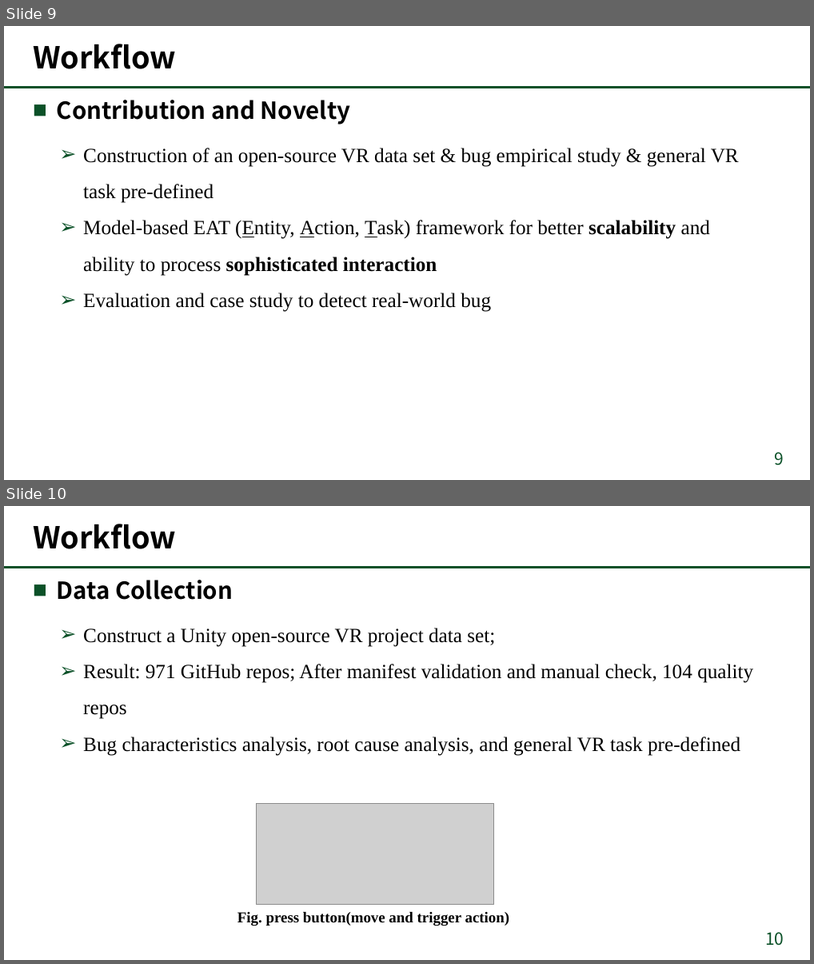
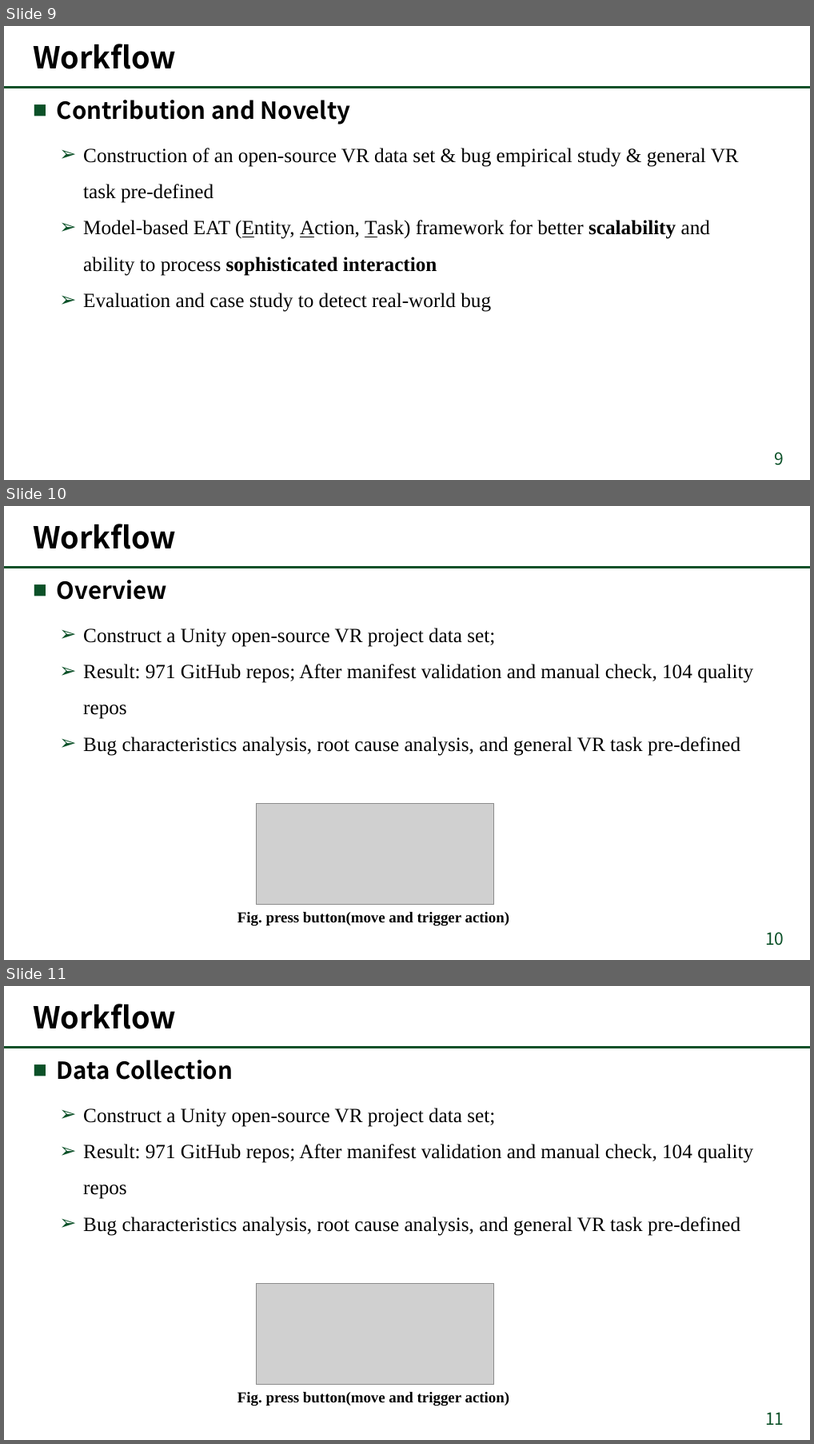
Before and after one commit to TsingPig/CodeRepo, a slide deck: Paper Reading/___report/pre_1.25_朱正阳.pptx. Shown one above the other, each under a label of ours: slides 9 and 10 before the commit, slides 9, 10 and 11 after it. The pictures are 814x964 and 814x1444 pixels, drawn with LibreOffice and Linux fonts; fonts in the diff are those of the drawing; grey boxes stand for pictures; background and template pictures are left out. Boxes give left, top, right and bottom in pixels: in the first picture for what was removed or moved away, otherwise in the second. Text is boxed around its words. In the diff, an @@ line names an element or a change of style, - is before the commit and + after.

```diff
--- a/Paper Reading/___report/pre_1.25_朱正阳.pptx
+++ b/Paper Reading/___report/pre_1.25_朱正阳.pptx
@@ slide 10 added at [4,506,810,960], background #FFFFFF; not listed: 1 template element that a slide beside it also shows @@
@@ title added at [33,524,176,549], 36 pt, text #000000, bold @@
+Workflow
@@ text added at [57,580,167,600], 28 pt, text #000000, bold @@
+■ Overview
@@ text added at [83,628,754,756], 24 pt, text #000000 @@
+➢ Construct a Unity open-source VR project data set;
+➢ Result: 971 GitHub repos; After manifest validation and manual check, 104 quality repos
+➢ Bug characteristics analysis, root cause analysis, and general VR task pre-defined
@@ picture added at [256,804,494,904] @@
@@ text added at [238,912,510,925], 18 pt, text #000000, bold @@
+Fig. press button(move and trigger action)
@@ page number added at [766,932,784,945], 20 pt, text #0B5128 @@
+10
@@ what was slide 10 is now slide 11 @@
@@ page number at [766,1412,784,1424]: text changed @@
-10
+11
```
Also in this commit, not shown: 2 slides changed, 9 other files.
